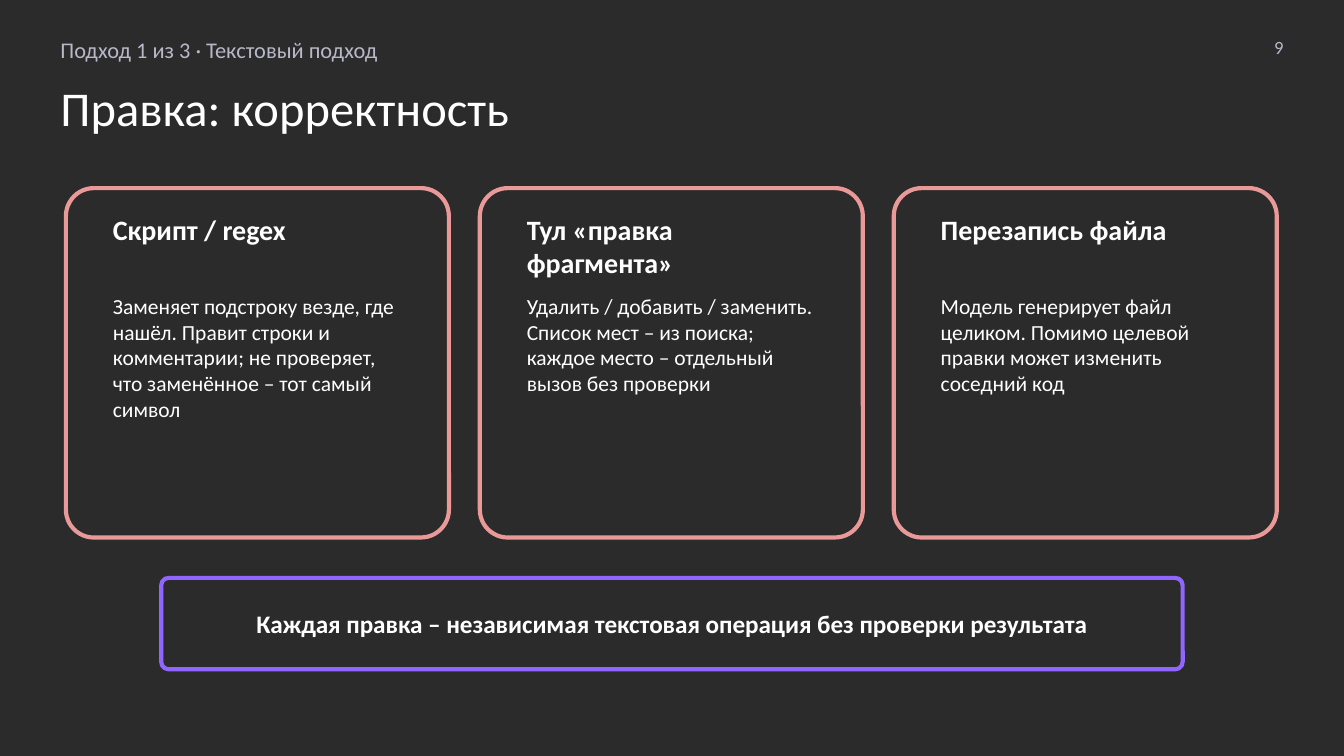
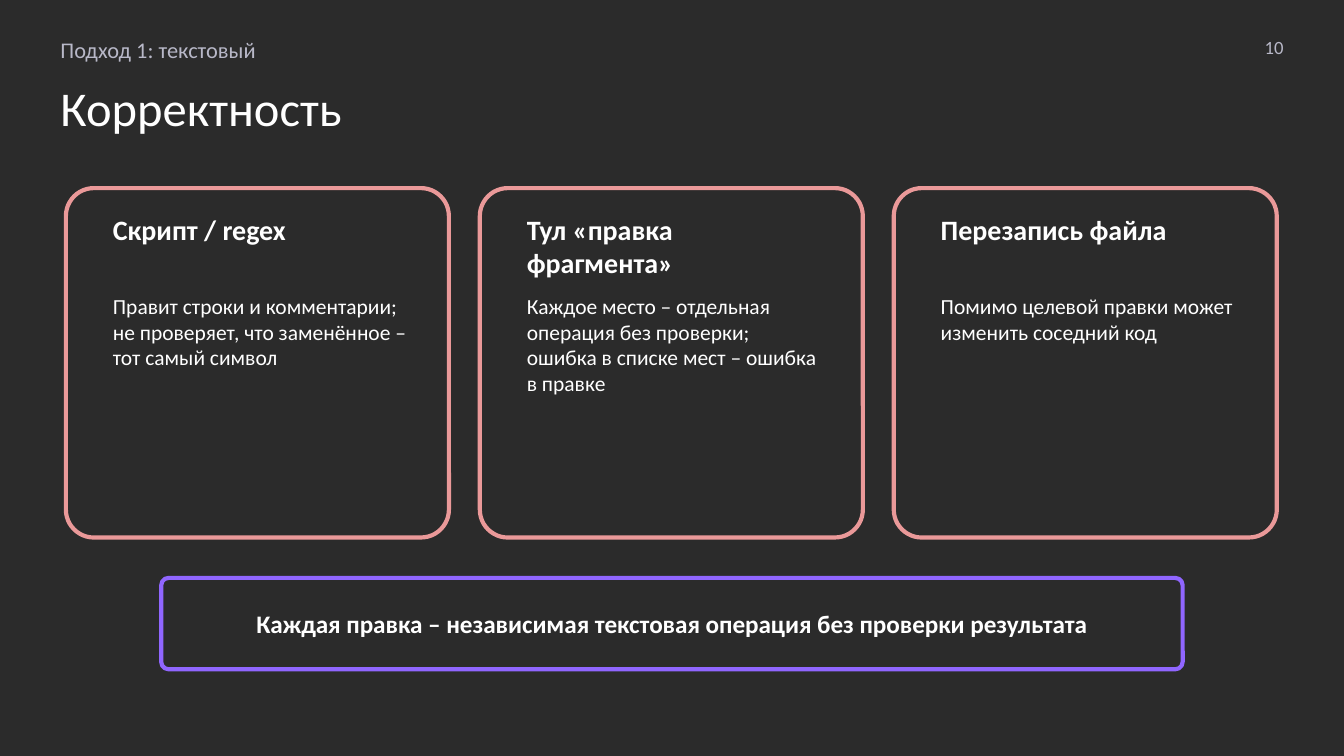
Before and after one commit to MchKosticyn/ide-refactoring-in-ai-agents, a slide deck: slide 10 of Доклад_ Рефакторинг в ИИ-агентах.pptx (slide 9 before the commit). Drawn at 1344x756 pixels with LibreOffice and Linux fonts; fonts in the diff are those of the drawing; background and template pictures are left out; a plain dark background stands for a picture behind light text. Boxes give left, top, right and bottom in pixels: in the first picture for what was removed or moved away, otherwise in the second. Text is boxed around its words. In the diff, an @@ line names an element or a change of style, - is before the commit and + after.

```diff
--- a/Доклад_ Рефакторинг в ИИ-агентах.pptx
+++ b/Доклад_ Рефакторинг в ИИ-агентах.pptx
@@ text at bbox=[60, 43, 256, 62]: text changed @@
-Подход 1 из 3 · Текстовый подход
+Подход 1: текстовый
@@ text at bbox=[1265, 42, 1284, 54]: text changed @@
-9
+10
@@ text at bbox=[60, 95, 341, 134]: text changed @@
-Правка: корректность
+Корректность
@@ text at bbox=[941, 299, 1232, 344]: text changed @@
-Модель генерирует файл целиком. Помимо целевой правки может изменить соседний код
+Помимо целевой правки может изменить соседний код
@@ text at bbox=[113, 300, 397, 365]: text changed @@
-Заменяет подстроку везде, где нашёл. Правит строки и комментарии; не проверяет, что заменённое – тот самый символ
+Правит строки и комментарии; не проверяет, что заменённое – тот самый символ
@@ text at bbox=[527, 300, 816, 395]: text changed @@
-Удалить / добавить / заменить. Список мест – из поиска; каждое место – отдельный вызов без проверки
+Каждое место – отдельная операция без проверки; ошибка в списке мест – ошибка в правке
```
Also in this commit, not shown: 22 other slides changed, 2 slides added, 4 slides removed, 2 other files.
